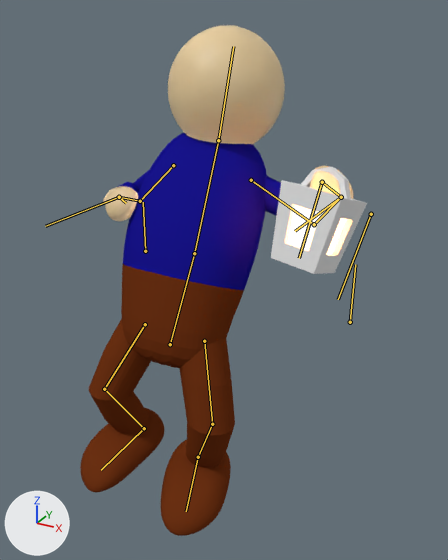
The Blender file Assets/Blends/player.blend: old version first, new version second.
Camera for both pictures: a 50 mm camera at (1.698, -2.023, 2.557) aimed at (0.227, 0.653, 1.219). The axes (+X, +Y, +Z) are drawn at lower left. The lights are the same throughout. Both versions are drawn at frame 15 of the action 'BackStep'; the numbers are the values there. The bones that bend it are drawn over the model as lines.

Objects in the first picture: 'Player'.
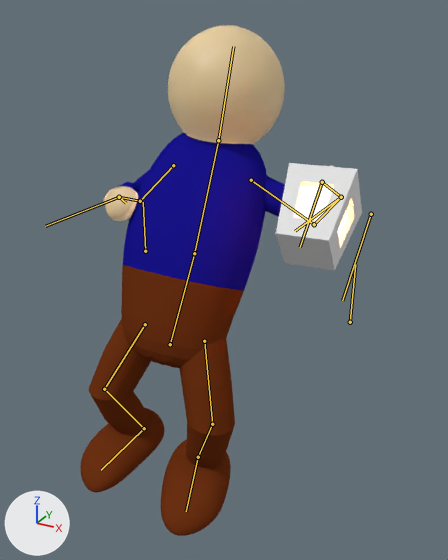
Boxes [x1, y1, x2, y2] around the edits, measured in the pictures (448 x 560 px):
```json
{"object": "Player", "change": "posed", "before": [80, 25, 367, 536], "after": [80, 25, 362, 536]}
{"bone": "lamp_rot_target", "before": "(371, 214) to (338, 299)", "after": "(371, 214) to (342, 300)"}
```

Scene script edits in JSON lines:
```json
{"block": "bone_lamp_rot_target", "where": "bone_lamp_rot_target = bpy.data.objects['Armature'].pose.bones['lamp_rot_target']  # child of 'body1'"}
{"op": "set", "path": "bone_lamp_rot_target.rotation_quaternion", "old": "(0.985, 0.123, 0.02, 0.121)", "new": "(0.973, -0.22, -0.065, 0.009)", "note": "degrees (14, 1, 14) -> degrees (-26, -7, 3)"}
```
